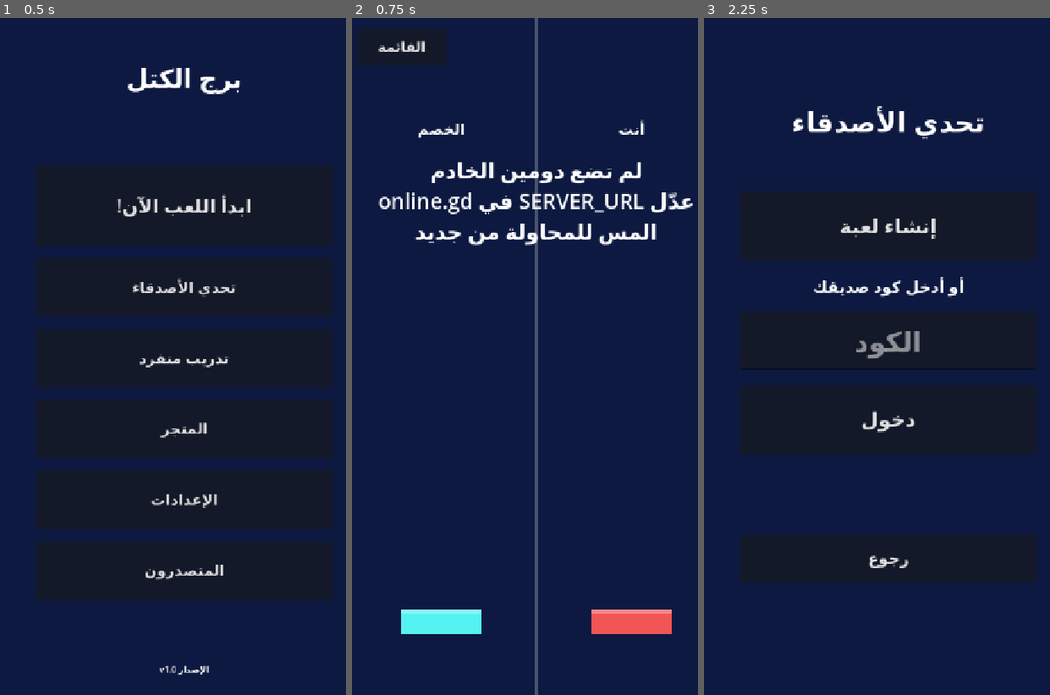
Above: before the commit, frames 1-3 (left to right).
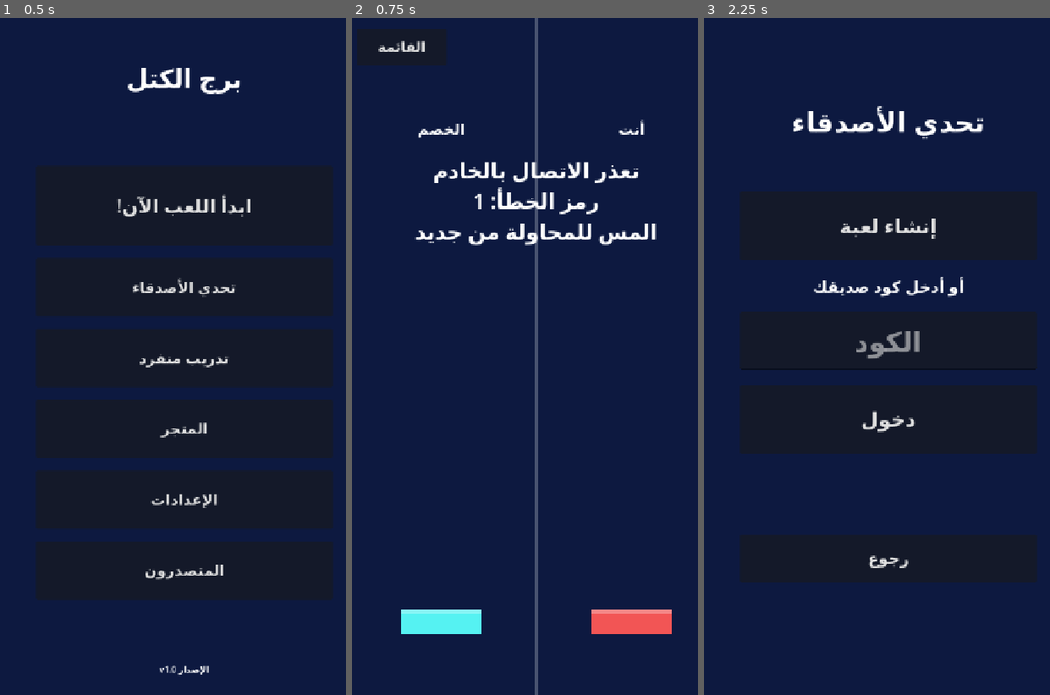
Above: after the commit, the same moments.

Repository: eab71334-web/TowerWars-ios
Game: Godot game, scene res://main_menu.tscn
Two runs of this game, one before a commit and one after it. Both use one fixed random seed, a clock stepped at 60 frames per second and the inputs below.
Inputs:
- Up to frame 1 (0.5 s): no input
- Up to frame 2 (0.75 s): click "ابدأ اللعب الآن!" at 0.5 s
- Up to frame 3 (2.25 s): click "القائمة" at 1.25 s; click "تحدي الأصدقاء" at 2 s

Frame 1 is identical in both runs. In frame 2, 2.0% of the frame differs, in the area x 7-99%, y 21-29%; in frame 3, nothing differs.

Commit message:
Update online.gd

Diff:
--- a/online.gd
+++ b/online.gd
@@ -1,7 +1,7 @@
 extends Node2D
 
 # ضع دومين Railway هنا بدون https:// وبدون / في الآخر
-const SERVER_URL := "wss://CHANGE-ME.up.railway.app"
+const SERVER_URL := "wss://towerwars-ios-production.up.railway.app"
 const W := 720.0
 const TW := 360.0
 const BLOCK_H := 48.0
